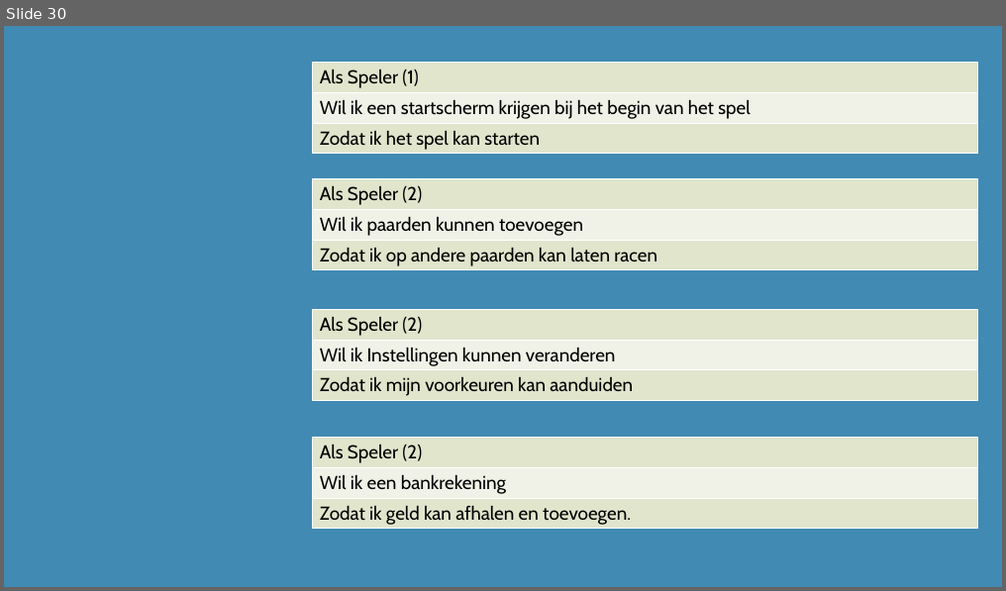
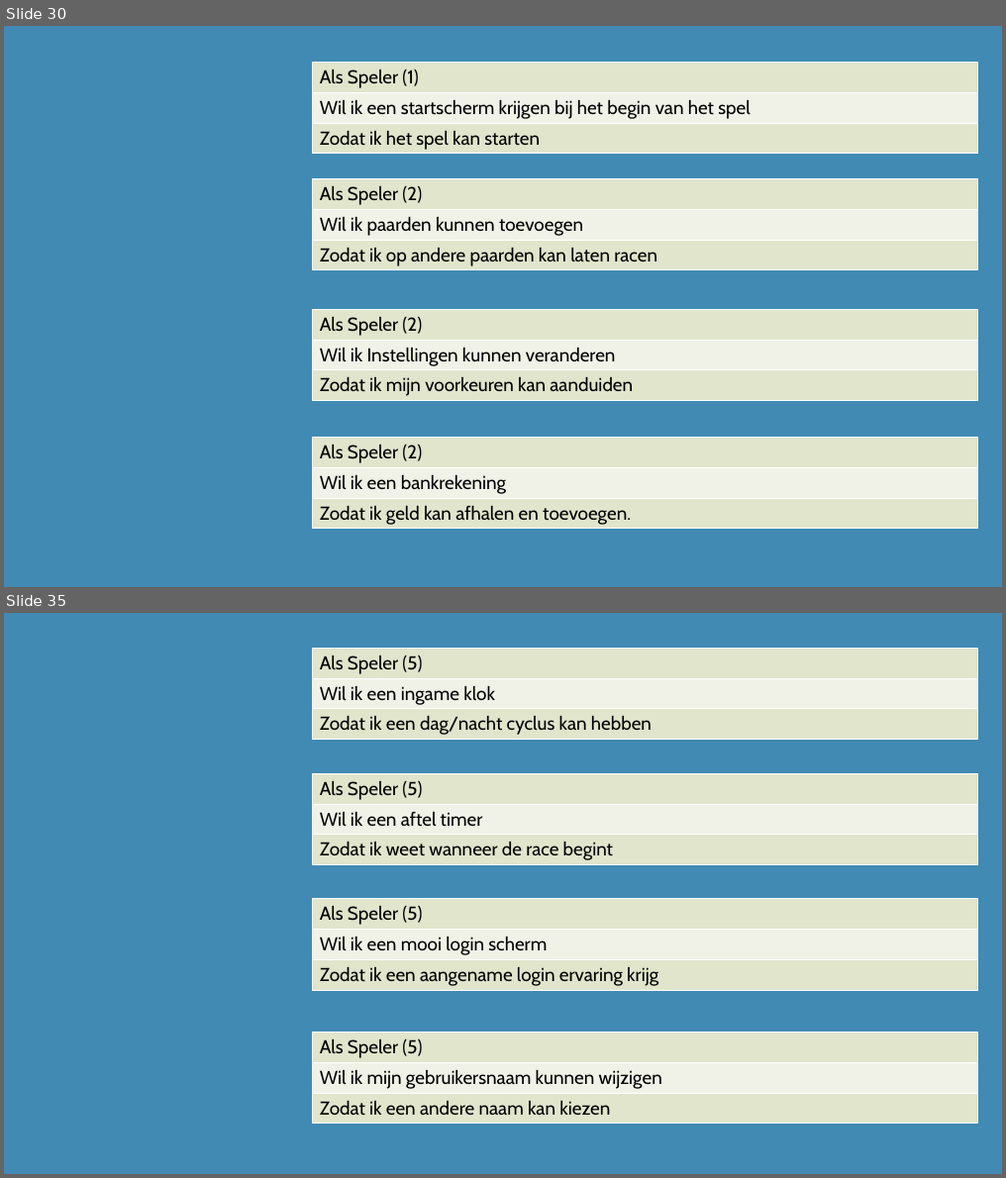
Before and after one commit to DiangeloHaaze/paardenrace, a slide deck: UserStories.pptx. Shown one above the other, each under a label of ours: slide 30 before the commit, slides 30 and 35 after it; the slides between them are not shown. The pictures are 1006x591 and 1006x1178 pixels, drawn with LibreOffice and Linux fonts; fonts in the diff are those of the drawing. Boxes give left, top, right and bottom in pixels: in the first picture for what was removed or moved away, otherwise in the second. Text is boxed around its words. In the diff, an @@ line names an element or a change of style, - is before the commit and + after.

```diff
--- a/UserStories.pptx
+++ b/UserStories.pptx
@@ slide 35 added at (4, 613, 1002, 1174), background #418AB3 @@
@@ table added at (313, 649, 978, 740), 3 rows, 1 columns @@
+Als Speler (5)
+Wil ik een ingame klok
+Zodat ik een dag/nacht cyclus kan hebben
@@ table added at (313, 774, 978, 865), 3 rows, 1 columns @@
+Als Speler (5)
+Wil ik een aftel timer
+Zodat ik weet wanneer de race begint
@@ table added at (313, 899, 978, 991), 3 rows, 1 columns @@
+Als Speler (5)
+Wil ik een mooi login scherm
+Zodat ik een aangename login ervaring krijg
@@ table added at (313, 1033, 978, 1124), 3 rows, 1 columns @@
+Als Speler (5)
+Wil ik mijn gebruikersnaam kunnen wijzigen
+Zodat ik een andere naam kan kiezen
```
Also in this commit, not shown: 1 slide changed, 4 other slides added, 1 other file.
